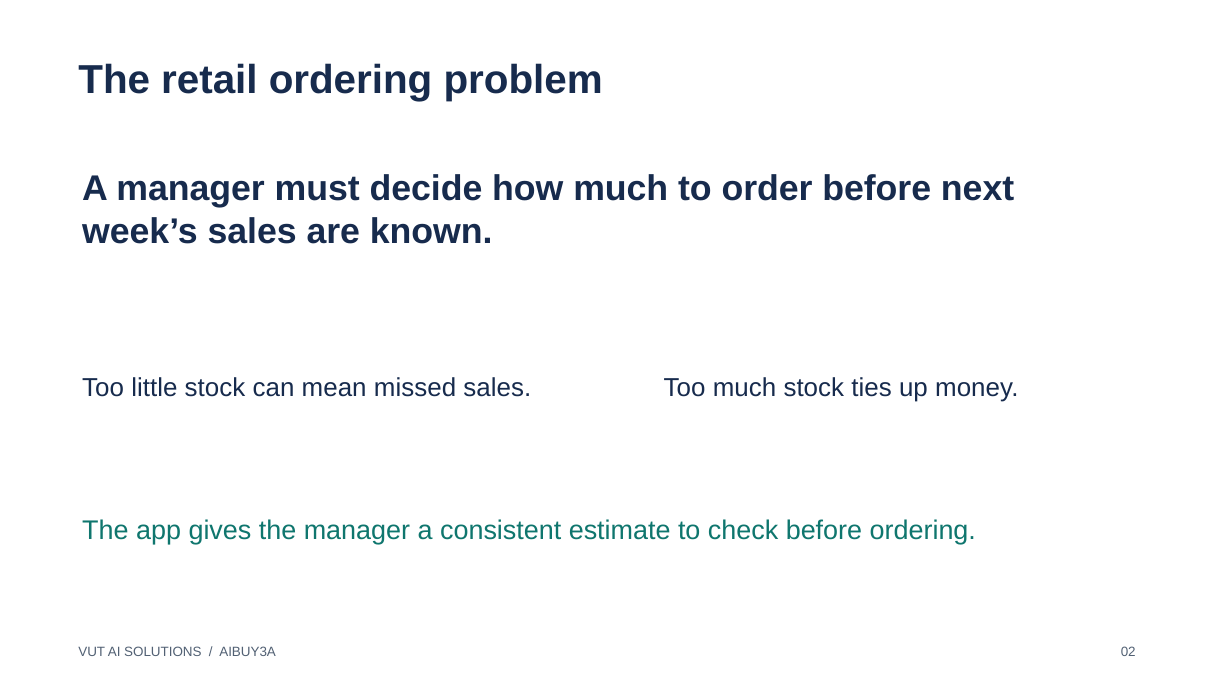
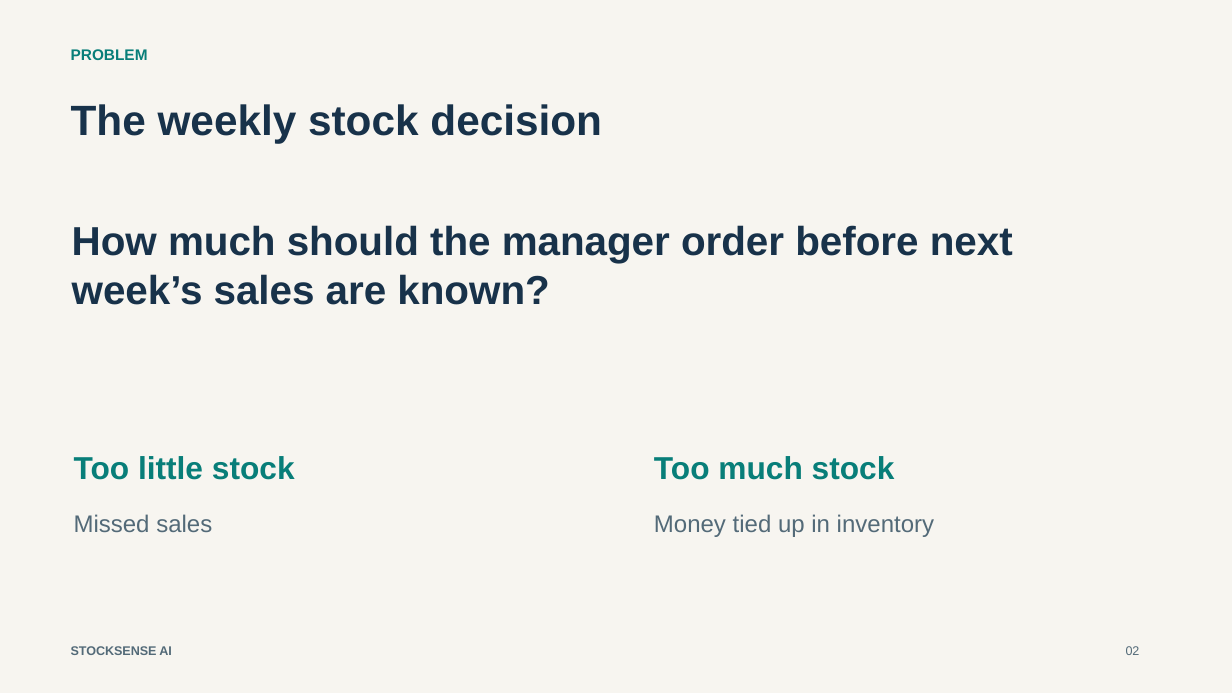
Before and after one commit to VUT-AI-SOLUTIONS-2026/stocksense-ai, a slide deck: slide 2 of docs/StockSense_AI_Presentation_Review.pptx. Drawn at 1232x693 pixels with LibreOffice and Linux fonts; fonts in the diff are those of the drawing. Boxes give left, top, right and bottom in pixels: in the first picture for what was removed or moved away, otherwise in the second. Text is boxed around its words. In the diff, an @@ line names an element or a change of style, - is before the commit and + after.

```diff
--- a/docs/StockSense_AI_Presentation_Review.pptx
+++ b/docs/StockSense_AI_Presentation_Review.pptx
@@ background #FFFFFF to #F7F5F0 @@
@@ text added at <box>71,49,148,60</box>, 12 pt, text #087E79, bold @@
+PROBLEM
@@ text removed at <box>78,63,603,101</box> @@
-The retail ordering problem
@@ text added at <box>71,104,602,143</box>, 33 pt, text #18324A, bold @@
+The weekly stock decision
@@ text at <box>72,225,1013,305</box>: text changed; size 27.8 to 31.5 pt; text colour #172B4D to #18324A @@
-A manager must decide how much to order before next week’s sales are known.
+How much should the manager order before next week’s sales are known?
@@ text removed at <box>82,377,531,397</box> @@
-Too little stock can mean missed sales.
@@ text at <box>74,456,295,480</box>: text changed; size 20.2 to 24.8 pt; text colour #172B4D to #087E79; bold on @@
-Too much stock ties up money.
+Too little stock
@@ text added at <box>654,456,895,480</box>, 24.8 pt, text #087E79, bold @@
+Too much stock
@@ text at <box>74,514,212,532</box>: text changed; size 21 to 18.8 pt; text colour #0F766E to #536A78 @@
-The app gives the manager a consistent estimate to check before ordering.
+Missed sales
@@ text added at <box>654,514,934,537</box>, 18.8 pt, text #536A78 @@
+Money tied up in inventory
@@ text added at <box>71,646,172,655</box>, 9.8 pt, text #536A78, bold @@
+STOCKSENSE AI
@@ text removed at <box>78,646,276,656</box> @@
-VUT AI SOLUTIONS / AIBUY3A
@@ text "02" at <box>1126,646,1140,655</box>: size 10.5 to 9.8 pt, text colour #526174 to #536A78 @@
```
Also in this commit, not shown: 7 other slides changed, 6 slides added, 6 slides removed, 1 other file.
